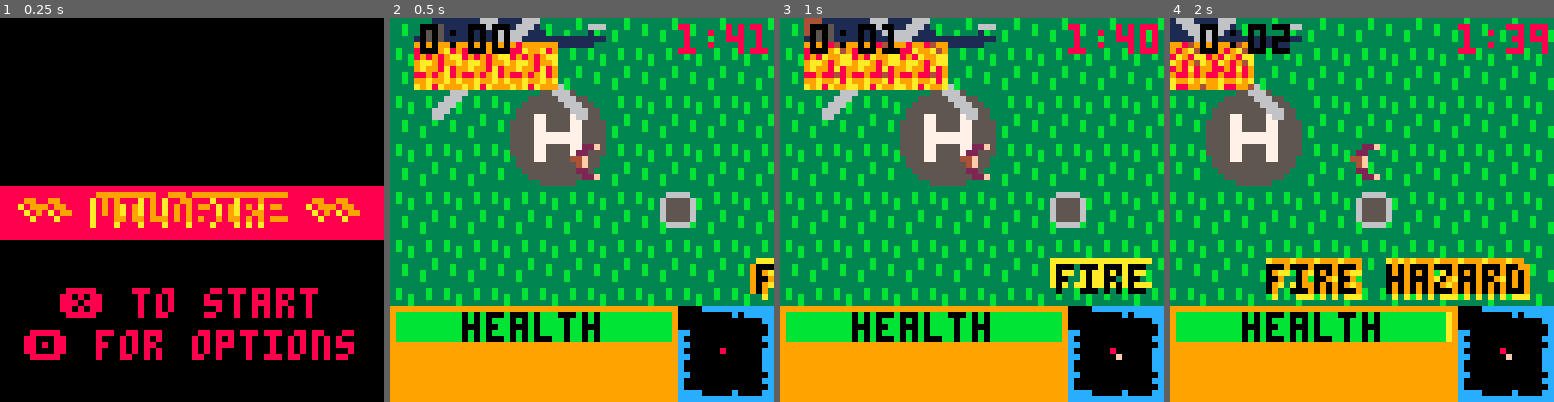
Above: before the commit, frames 1-4 (left to right).
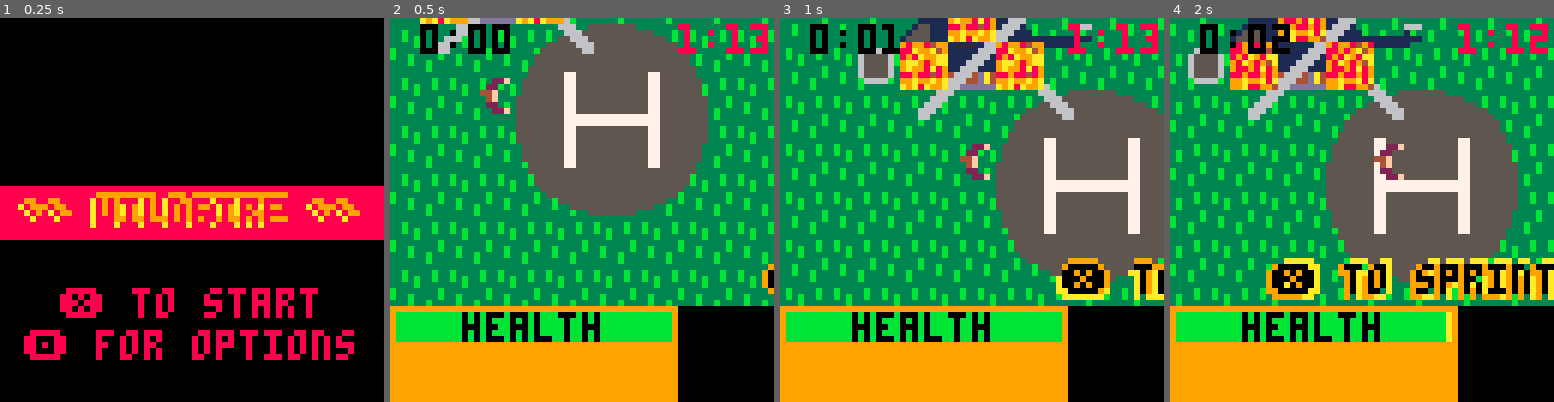
Above: after the commit, the same moments.

Repository: notCalle/pico-8-carts
Game: PICO-8 cartridge wildfire.p8
The game is run twice, just before and just after one commit, with the same random seed, the same clock (stepped at 60 frames per second) and the same inputs.
Inputs:
- Up to frame 1 (0.25 s): no input
- Up to frame 2 (0.5 s): tap X (X key) at 0.33 s
- Up to frame 3 (1 s): tap O (Z key) at 0.7 s
- Up to frame 4 (2 s): tap X (X key) at 1.07, 1.85 s; hold Right from 1.6 s (still down); tap O (Z key) at 1.7 s

Frame 1 is identical in both runs. In frame 2, 39% of the frame differs, in the area x 0-100%, y 0-100%; in frame 3, 36%; in frame 4, 53%.

Commit message:
Gameplay fixes

Diff:
--- a/wildfire.p8
+++ b/wildfire.p8
@@ -370,8 +370,8 @@
 	max_ht=100.0,
 
 	init=function(my)
-		my.x=256
-		my.y=256
+		my.x=256-24
+		my.y=256-8
 		my.dx=0
 		my.dy=0
 		my.hd_x=1
@@ -381,15 +381,18 @@
 		my.bkt=0
 		my.n_bkt=0
 		my.died=false
+		my.on_pad=false
 	end,
 
 	hurt=function(my,dmg)
+		if(konami.on) return
 		my.ht=max(0,my.ht-dmg)
 		my.en=min(my.en,my.ht)
 		if(my.ht==0) my.died=true
 	end,
 
 	tire=function(my,pow)
+		if(konami.on) return
 		local en=my.en-max(pow-1,0)
 		my.en=max(0,en)
 		if en<0 then
@@ -450,7 +453,9 @@
 					item.take(my,map_x,map_y)
 				end
 
-				if fl_tst(fl_m.rescue,mflag) and rescue.can_land then
+				my.on_pad=fl_tst(fl_m.rescue,mflag)
+
+				if fl_tst(fl_m.rescue,band(iflag,mflag)) and rescue.landed then
 					game.next(rescued_state)
 				end
 			end
@@ -509,13 +514,6 @@
 }
 
 fire={
-	init=function()
-		helicopter.update(29,28)
-		for x=0,2 do
-			fire.set(29+x,30,true)
-		end
-	end,
-
 	clr=function(x,y,sp)
 		if(not fire.at(x,y)) return
 
@@ -601,16 +599,27 @@
 
 	strike=function()
 		return thunder.tick>game.tick
-	end
+	end,
 }
 
 helicopter={
-	update=function(x,y)
+	init=function(my,x,y)
+		my.x=x
+		my.y=y
+	end,
+
+	animate=function(my)
 		local base=66+4*flr(game.tick%4/2)
 		for dx=0,3 do
 			for dy=0,3 do
-				iset(x+dx,y+dy,base+dx+dy*16)
-			end
+				iset(my.x+dx,my.y+dy,base+dx+dy*16)
+			end
+		end
+	end,
+
+	explode=function(my)
+		for dx=0,2 do
+			fire.set(my.x+dx,my.y+1+rnd(2),true)
 		end
 	end,
 }
@@ -619,12 +628,10 @@
 	init=function(my)
 		my.can_land=false
 		my.landed=false
-		my.tick=0
+		my.tick=flr((1+rnd(1))*60*30)
 	end,
 
 	update=function(my)
-		if(game.tick<my.tick) return
-
 		local on_fire=false
 		for x=29,34 do
 			for y=29,34 do
@@ -632,34 +639,33 @@
 			end
 		end
 
-		if on_fire then
-			if my.landed then
-				my.explode(my)
+		if my.landed then
+			if on_fire then
+				helicopter.explode(helicopter)
+				banner.new("rescue helicopter exploded",gameover_state)
 			else
-				music(1)
-				banner.new("fire hazard - rescue turned away")
-				my.tick+=flr((1+rnd(1))*60*30)
-				local px=player.x/8
-				local py=player.y/8
-				iset(px+rnd(5)-2,py+rnd(5)-2,item.bucket)
-				my.can_land=false
+				helicopter.animate(helicopter)
 			end
 		else
-			if my.can_land==false then
-				banner.new("helipad clear - rescue landed")
-			end
-			my.can_land=true
-		end
-		if(my.can_land) helicopter.update(31,30)
-	end,
-
-	explode=function(my)
-		for x=31,33 do
-			for y=31,32 do
-				fire.set(x,y,true)
-			end
-		end
-		banner.new("rescue helicopter exploded",gameover_state)
+			if game.tick>my.tick then
+				if on_fire then
+					mus.play(1)
+					banner.new("fire hazard - rescue turned away")
+					my.tick+=flr((30+rnd(60))*30)
+					if player.n_bkt<opt.get("max_bkt") then
+						local px=player.x/8
+						local py=player.y/8
+						iset(px+rnd(5)-2,py+rnd(5)-2,item.bucket)
+					end
+				elseif player.on_pad then
+					banner.new("please leave the helipad")
+				else
+					my.landed=true
+					banner.new("helipad clear - rescue landed")
+					helicopter.init(helicopter,30,30)
+				end
+			end
+		end
 	end,
 
 	draw=function(my)
@@ -670,8 +676,8 @@
 
 minimap={
 	init=function()
-		for x=0,15 do
-			for y=0,15 do
+		for x=0,63,4 do
+			for y=0,63,4 do
 				minimap.clr(x,y)
 			end
 		end
@@ -782,16 +788,27 @@
 
 world={
 	init=function(my)
-		my.x=256
-		my.y=256
+		my.x=player.x
+		my.y=player.y
+		for ix=0,63 do
+			for iy=0,63 do
+				iset(ix,iy,0)
+			end
+		end
 		init(water)
-		init(fire)
 		init(thunder)
+		helicopter.init(helicopter,player.x/8-1,player.y/8-4)
+		helicopter.animate(helicopter)
+		helicopter.explode(helicopter)
+
+		iset(player.x/8+rnd(5)-2,player.y/8+rnd(5)-2,item.bucket)
 	end,
 
 	update=function(my)
-		my.x=mid(0,player.x-28,448)
-		my.y=mid(0,player.y-20,464)
+		local dx=player.x-28-my.x
+		local dy=player.y-20-my.y
+		my.x=mid(0,my.x+dx/4,448)
+		my.y=mid(0,my.y+dy/4,464)
 
 		update(thunder)
 		update(fire)
@@ -1220,7 +1237,7 @@
 
 
 __gff__
-000001818100000000000000081a1801000000000000000000000000000000000000000000000000000000000000c0c00000000000000000000000000000c0c004040000000000000000000000000000000000000000000000000000000000000000000000000000000000000000000000000000000000000000000000000000
+000001818100000000000000081a180100000000000000000000000000000000000000000000000000000000000000000000000000000000000000000000000004040000000000000000c0c0c0c0000000004242020042420200c0c0c0c0000000004242020042420200c0c0c0c0000000000000000000000000c0c0c0c00000
 0000000000000000000000000000000000000000000000000000000000000000000000000000000000000000000000000000000000000000000000000000000000000000000000000000000000000000000000000000000000000000000000000000000000000000000000000000000000000000000000000000000000000000
 __map__
 0101010101010101010101010101010101010101010101010101010101010101010101010101010101010101010101010101010101010101010101010101010100000000000000000000000000000000000000000000000000000000000000000000000000000000000000000000000000000000000000000000000000000000
@@ -1253,16 +1270,20 @@
 0101010101010101010101010101010101010101010101010101010101010101010101010101010101010101010101010101010101010101010101010101010100000000000000000000000000000000000000000000000000000000000000000000000000000000000000000000000000000000000000000000000000000000
 0101010101010101010101010101010101010101010101010101010101010101010101010101010101010101010101010101010101010101010101010101010100000000000000000000000000000000000000000000000000000000000000000000000000000000000000000000000000000000000000000000000000000000
 0101010101010101010101010101010101010101010101010101010101010101010101010101010101010101010101010101010101010101010101010101010100000000000000000000000000000000000000000000000000000000000000000000000000000000000000000000000000000000000000000000000000000000
-0101010101010101010101010101010101010101010101010101010101010101010101010101010101010101010101010101010101010101010101010101010100000000000000000000000000000000000000000000000000000000000000000000000000000000000000000000000000000000000000000000000000000000
-010101010101010101010101010101010101010101010101010101010101012e2f0101010101010101010101010101010101010101010101010101010101010100000000000000000000000000000000000000000000000000000000000000000000000000000000000000000000000000000000000000000000000000000000
-…(11 lines of a section not shown)…
+0101010101010101010101010101010101010101010101010101010101014a4b4c4d01010101010101010101010101010101010101010101010101010101010100000000000000000000000000000000000000000000000000000000000000000000000000000000000000000000000000000000000000000000000000000000
+0101010101010101010101010101010101010101010101010101010101015a5b5c5d01010101010101010101010101010101010101010101010101010101010100000000000000000000000000000000000000000000000000000000000000000000000000000000000000000000000000000000000000000000000000000000
+…(15 lines of a section not shown)…
Not shown, changed: 50 lines of the sprite sheet (__gfx__) section of wildfire.p8
Not shown, changed: the music (__music__) section of wildfire.p8
Not shown, changed: the sound effects (__sfx__) section of wildfire.p8
